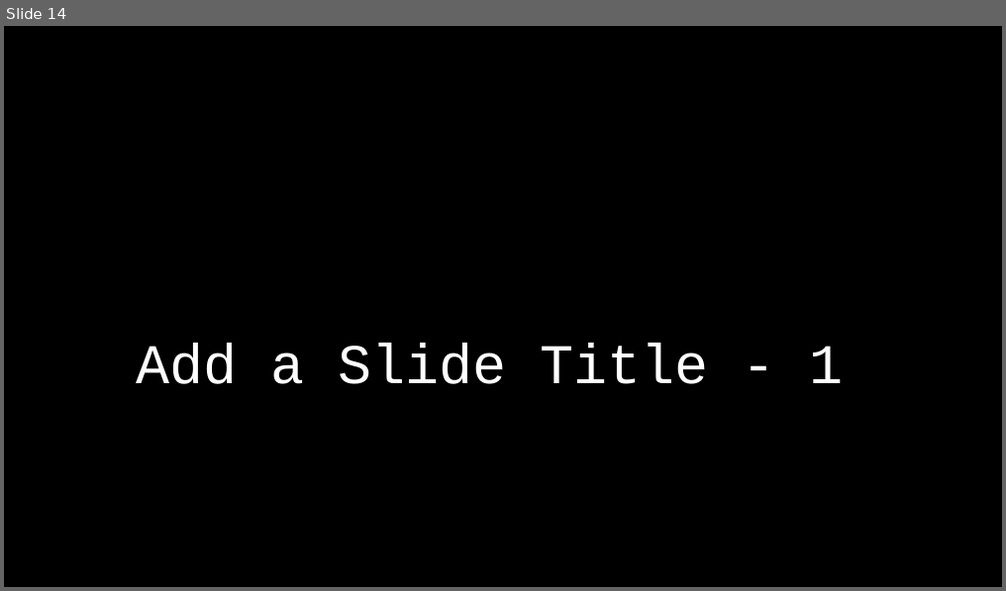
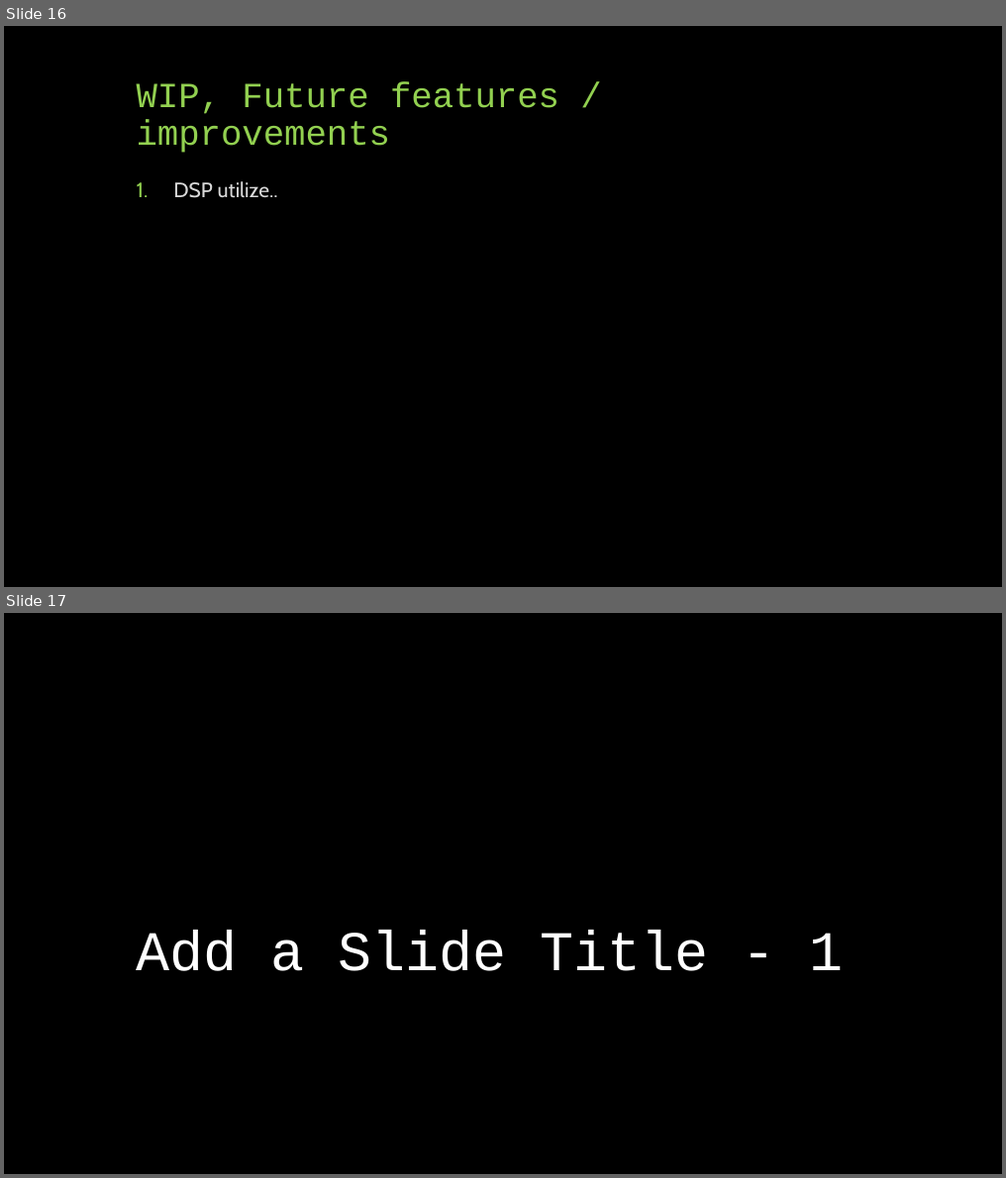
Before and after one commit to idowein/FPGA-image-interpolator, a slide deck: datasheets/Digital Zoom presentation.pptx. Shown one above the other, each under a label of ours: slide 14 before the commit, slides 16 and 17 after it. The pictures are 1006x591 and 1006x1178 pixels, drawn with LibreOffice and Linux fonts; fonts in the diff are those of the drawing. Boxes give left, top, right and bottom in pixels: in the first picture for what was removed or moved away, otherwise in the second. Text is boxed around its words. In the diff, an @@ line names an element or a change of style, - is before the commit and + after.

```diff
--- a/datasheets/Digital Zoom presentation.pptx
+++ b/datasheets/Digital Zoom presentation.pptx
@@ slide 16 added at [4,26,1002,587], background #000000 @@
@@ title added at [137,82,559,153], 34 pt, text #92D050 @@
+WIP, Future features / improvements
@@ text added at [173,181,278,198], 20 pt, text #D9D9D9 @@
+1. DSP utilize..
@@ what was slide 14 is now slide 17 @@
```
Also in this commit, not shown: 6 slides changed, 5 other slides added, 3 slides removed, 5 other files.
